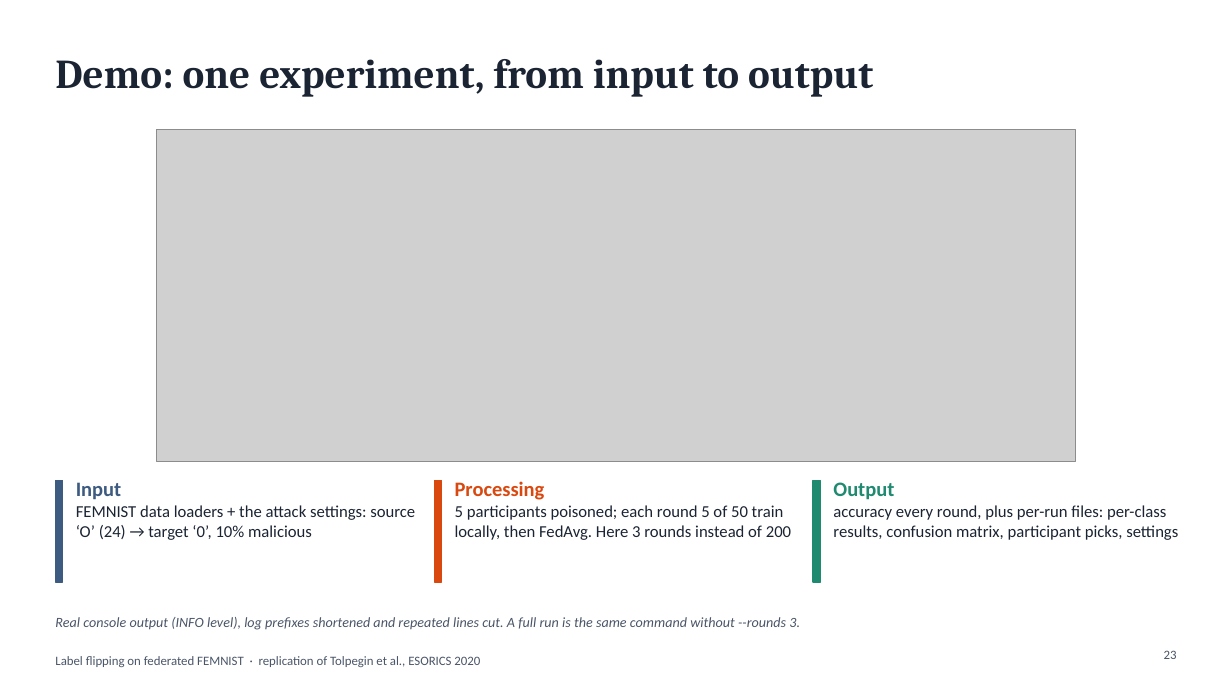
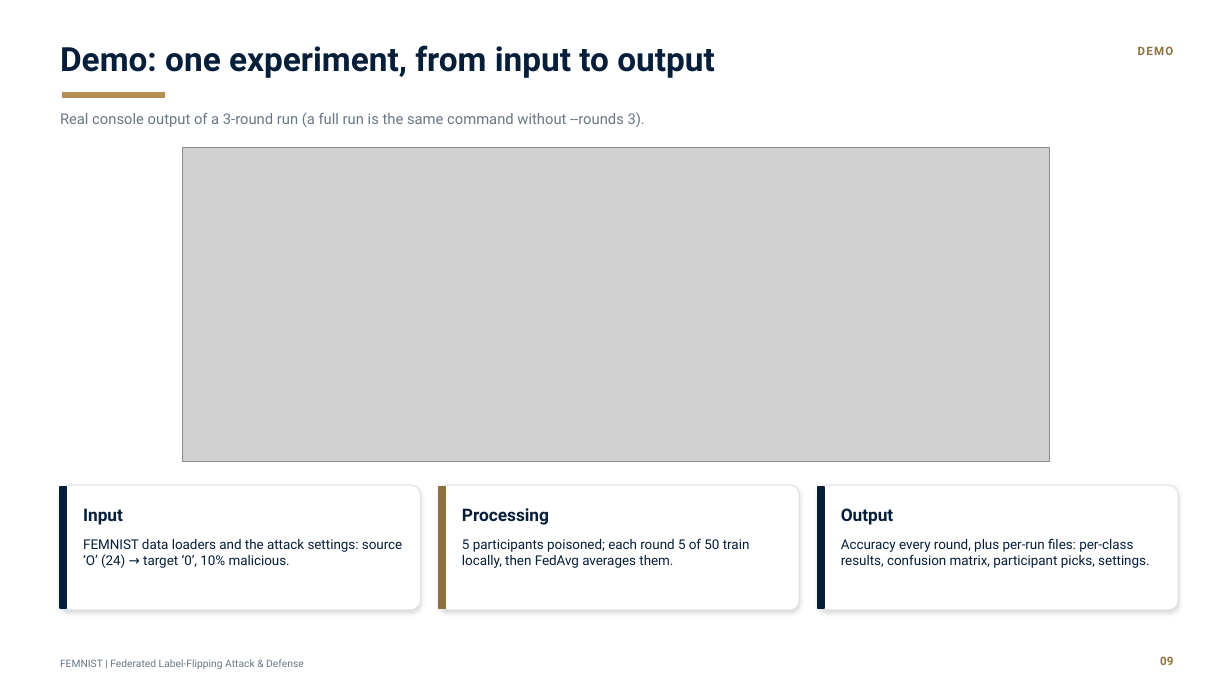
Before and after one commit to wetthamm/FederatedLearning, a slide deck: slide 9 of writeup/FEMNIST_label_flipping.pptx (slide 23 before the commit). Drawn at 1232x693 pixels with LibreOffice and Linux fonts; fonts in the diff are those of the drawing; grey boxes stand for pictures. Boxes give left, top, right and bottom in pixels: in the first picture for what was removed or moved away, otherwise in the second. Text is boxed around its words. In the diff, an @@ line names an element or a change of style, - is before the commit and + after.

```diff
--- a/writeup/FEMNIST_label_flipping.pptx
+++ b/writeup/FEMNIST_label_flipping.pptx
@@ text "Demo: one experiment, from input ..." at (x1=60, y1=45, x2=714, y2=78): size 32 to 26 pt, font Cambria to Roboto, text colour #1B2433 to #051E39 @@
@@ text added at (x1=1138, y1=46, x2=1174, y2=55), 9 pt, text #8F713D, bold @@
+DEMO
@@ text at (x1=60, y1=112, x2=645, y2=127): text changed; size 11 to 11.5 pt; font Calibri to Roboto; text colour #4A5568 to #687787; italic off @@
-Real console output (INFO level), log prefixes shortened and repeated lines cut. A full run is the same command without --rounds 3.
+Real console output of a 3-round run (a full run is the same command without --rounds 3).
@@ rectangle added at (x1=63, y1=92, x2=165, y2=98), fill #B39051, outline #B39051 1 pt @@
@@ picture resized from (x1=157, y1=129, x2=1076, y2=462) to (x1=182, y1=148, x2=1050, y2=462) @@
@@ rectangle resized from (x1=55, y1=481, x2=63, y2=582) to (x1=60, y1=487, x2=67, y2=608) @@
@@ rectangle at (x1=60, y1=487, x2=67, y2=608): fill #3D5A80 to #051E39; outline #3D5A80 1 pt to #051E39 1 pt @@
@@ rounded rectangle added at (x1=60, y1=485, x2=421, y2=610), fill #FFFFFF, outline #DCE3E9 0.75 pt @@
@@ text added at (x1=83, y1=508, x2=123, y2=525), 13.5 pt, text #051E39, bold @@
+Input
@@ rectangle resized from (x1=434, y1=481, x2=442, y2=582) to (x1=439, y1=487, x2=445, y2=608) @@
@@ rectangle at (x1=439, y1=487, x2=445, y2=608): fill #D9480F to #8F713D; outline #D9480F 1 pt to #8F713D 1 pt @@
@@ rounded rectangle added at (x1=439, y1=485, x2=799, y2=610), fill #FFFFFF, outline #DCE3E9 0.75 pt @@
@@ text added at (x1=462, y1=508, x2=549, y2=525), 13.5 pt, text #051E39, bold @@
+Processing
@@ rectangle resized from (x1=813, y1=481, x2=821, y2=582) to (x1=818, y1=487, x2=824, y2=608) @@
@@ rectangle at (x1=818, y1=487, x2=824, y2=608): fill #1F8A70 to #051E39; outline #1F8A70 1 pt to #051E39 1 pt @@
@@ rounded rectangle added at (x1=818, y1=485, x2=1178, y2=610), fill #FFFFFF, outline #DCE3E9 0.75 pt @@
@@ text added at (x1=841, y1=508, x2=894, y2=525), 13.5 pt, text #051E39, bold @@
+Output
@@ text at (x1=83, y1=539, x2=402, y2=568): text changed; size 13 to 10.5 pt; font Calibri to Roboto; text colour #1B2433 to #051E39 @@
-Input
-FEMNIST data loaders + the attack settings: source ‘O’ (24) → target ‘0’, 10% malicious
+FEMNIST data loaders and the attack settings: source ‘O’ (24) → target ‘0’, 10% malicious.
@@ text at (x1=462, y1=538, x2=750, y2=568): text changed; size 13 to 10.5 pt; font Calibri to Roboto; text colour #1B2433 to #051E39 @@
-Processing
-5 participants poisoned; each round 5 of 50 train locally, then FedAvg. Here 3 rounds instead of 200
+5 participants poisoned; each round 5 of 50 train locally, then FedAvg averages them.
@@ text at (x1=841, y1=538, x2=1149, y2=568): text changed; size 13 to 10.5 pt; font Calibri to Roboto; text colour #1B2433 to #051E39 @@
-Output
-accuracy every round, plus per-run files: per-class results, confusion matrix, participant picks, settings
+Accuracy every round, plus per-run files: per-class results, confusion matrix, participant picks, settings.
@@ text removed at (x1=55, y1=656, x2=480, y2=667) @@
-Label flipping on federated FEMNIST · replication of Tolpegin et al., ESORICS 2020
@@ text added at (x1=60, y1=659, x2=304, y2=669), 8 pt, text #687787 @@
+FEMNIST | Federated Label-Flipping Attack & Defense
@@ text added at (x1=1160, y1=656, x2=1173, y2=665), 9 pt, text #8F713D, bold @@
+09
@@ page number removed at (x1=1164, y1=650, x2=1177, y2=659) @@
-23
```
Also in this commit, not shown: 7 other slides changed, 13 slides added, 23 slides removed, 27 other files.
